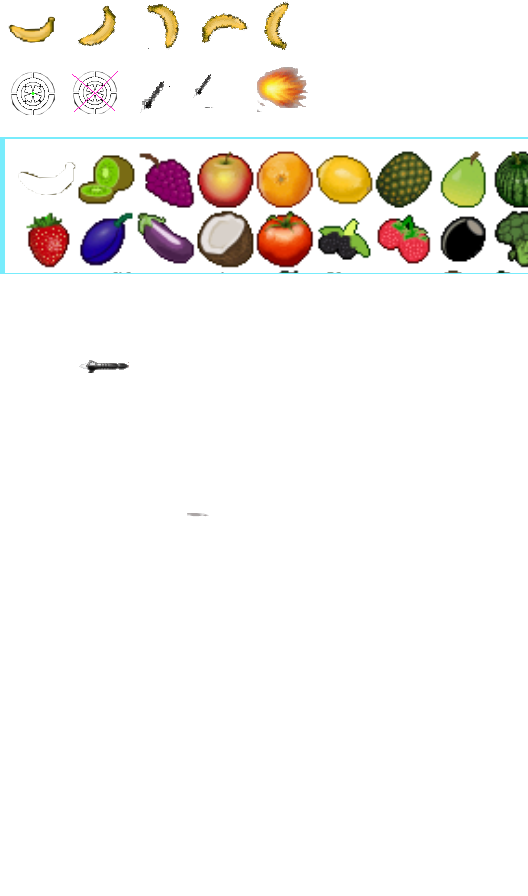
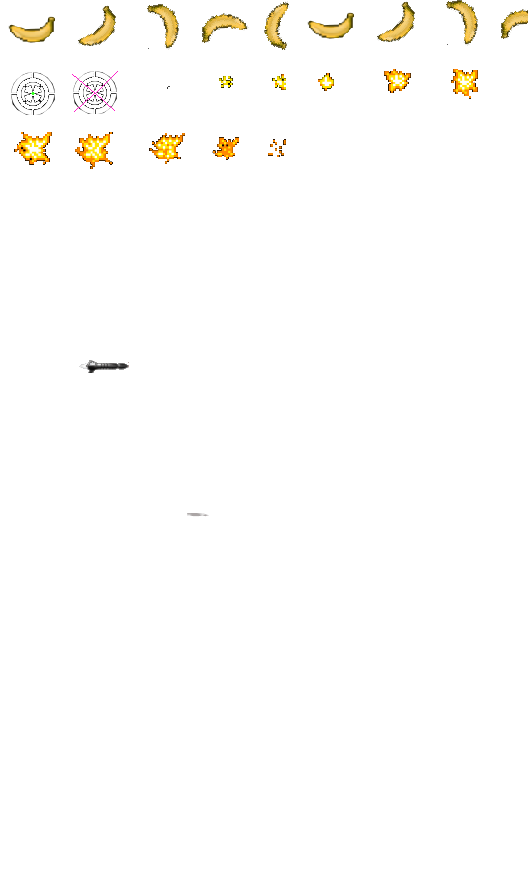
Layered file, before and after one edit (528x896). Changes by layer:
painted on "fruit.png" over bbox(0, 0, 528, 274)
